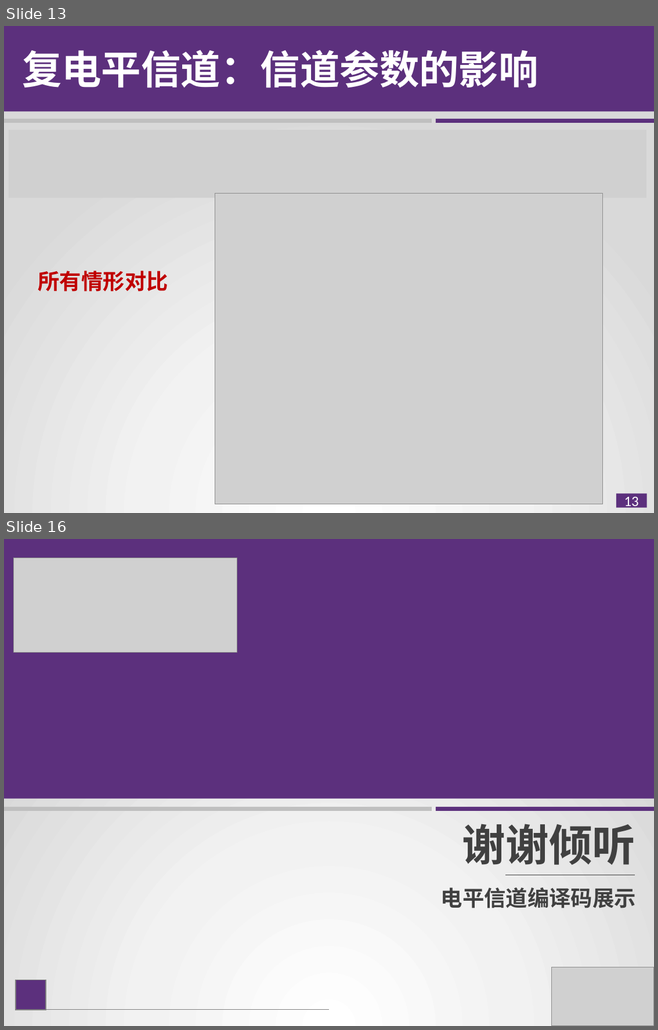
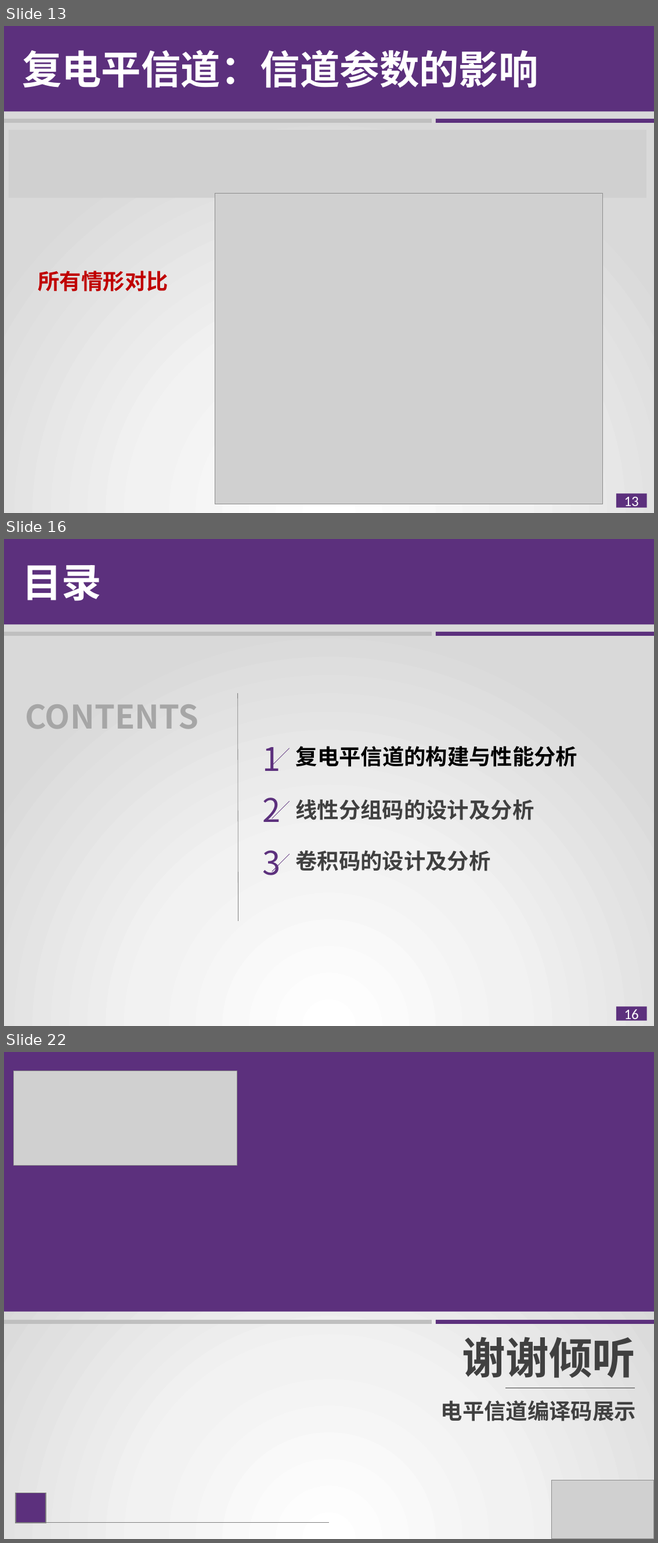
Before and after one commit to sky-lzy/Introduction-of-coding, a slide deck: pre1.pptx. Shown one above the other, each under a label of ours: slides 13 and 16 before the commit, slides 13, 16 and 22 after it; the slides between them are not shown. The pictures are 658x1030 and 658x1543 pixels, drawn with LibreOffice and Linux fonts; fonts in the diff are those of the drawing; grey boxes stand for pictures. Boxes give left, top, right and bottom in pixels: in the first picture for what was removed or moved away, otherwise in the second. Text is boxed around its words. In the diff, an @@ line names an element or a change of style, - is before the commit and + after.

```diff
--- a/pre1.pptx
+++ b/pre1.pptx
@@ slide 16 added at (4,539,654,1026), background gradient #FFFFFF to #F2F2F2 to #D9D9D9; not listed: 1 template element that a slide beside it also shows @@
@@ rectangle added at (4,539,654,625), fill #5C307D @@
@@ text added at (22,565,101,601), 44 pt, text #FFFFFF, bold @@
+目录
@@ rectangle added at (4,632,431,636), fill #BFBFBF @@
@@ rectangle added at (436,632,654,636), fill #5C307D @@
@@ line added from (238, 694) to (238, 921), #808080 0.5 pt @@
@@ text added at (25,704,198,729), 36 pt, text #A6A6A6, bold @@
+CONTENTS
@@ text added at (262,747,280,771), 36 pt, text #5C307D @@
+1
@@ text added at (296,746,577,767), 24 pt, text #000000, bold @@
+复电平信道的构建与性能分析
@@ line added from (289, 748) to (271, 766), #5C307D 0.5 pt @@
@@ text added at (262,798,280,822), 36 pt, text #5C307D @@
+2
@@ text added at (296,799,534,820), 24 pt, text #404040, bold @@
+线性分组码的设计及分析
@@ line added from (289, 801) to (271, 819), #5C307D 0.5 pt @@
@@ text added at (262,850,280,875), 36 pt, text #5C307D @@
+3
@@ text added at (296,850,491,871), 24 pt, text #404040, bold @@
+卷积码的设计及分析
@@ line added from (289, 854) to (271, 871), #5C307D 0.5 pt @@
@@ what was slide 16 is now slide 22 @@
```
Also in this commit, not shown: 5 other slides added.
